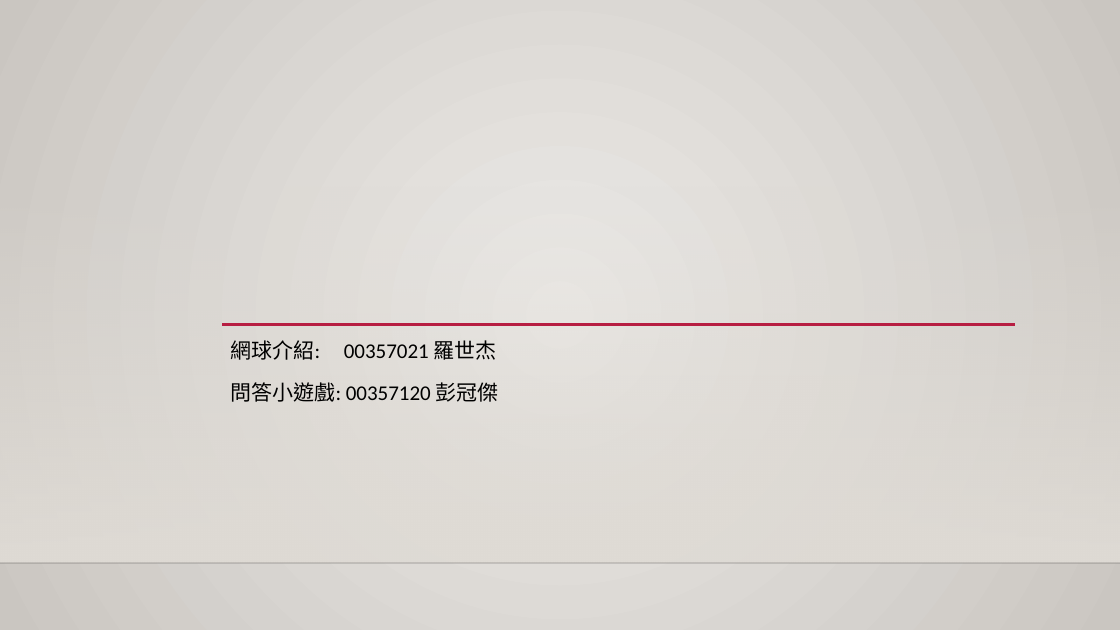
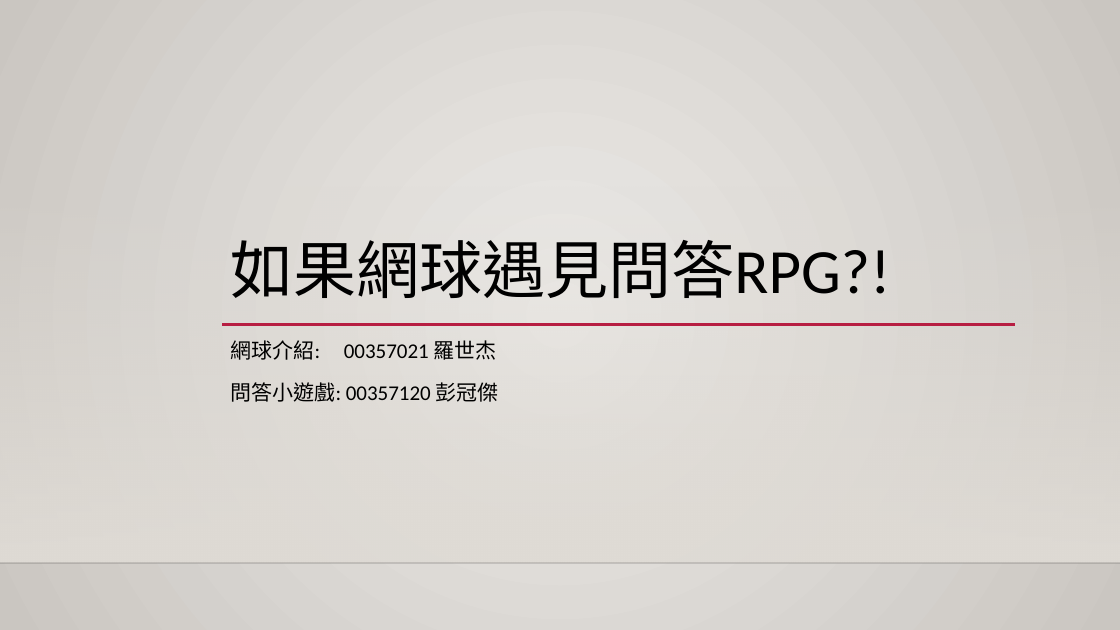
Before and after one commit to iamjoey123/Tennis_Question_Rpg, a slide deck: slide 1 of ppt.pptx. Drawn at 1120x630 pixels with LibreOffice and Linux fonts; fonts in the diff are those of the drawing; background and template pictures are left out. Boxes give left, top, right and bottom in pixels: in the first picture for what was removed or moved away, otherwise in the second. Text is boxed around its words. In the diff, an @@ line names an element or a change of style, - is before the commit and + after.

```diff
--- a/ppt.pptx
+++ b/ppt.pptx
@@ title added at (231, 240, 891, 298), 54 pt, text #000000 @@
+如果網球遇見問答RPG?!
```
Also in this commit, not shown: 2 other files.
